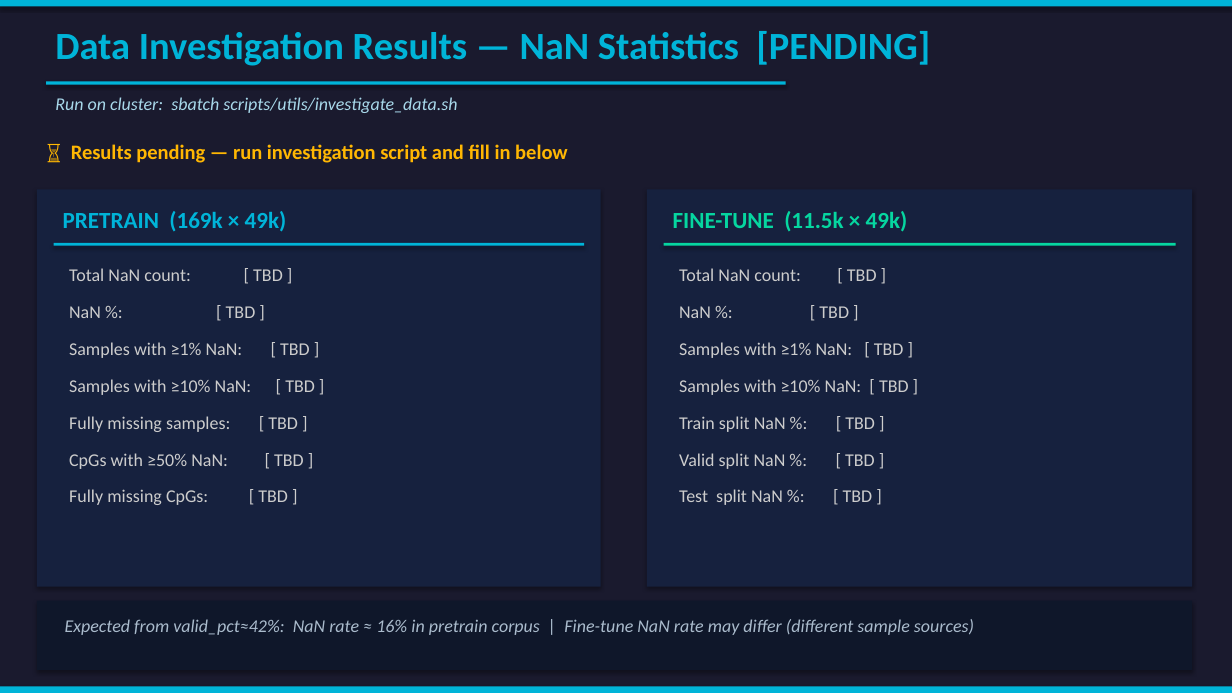
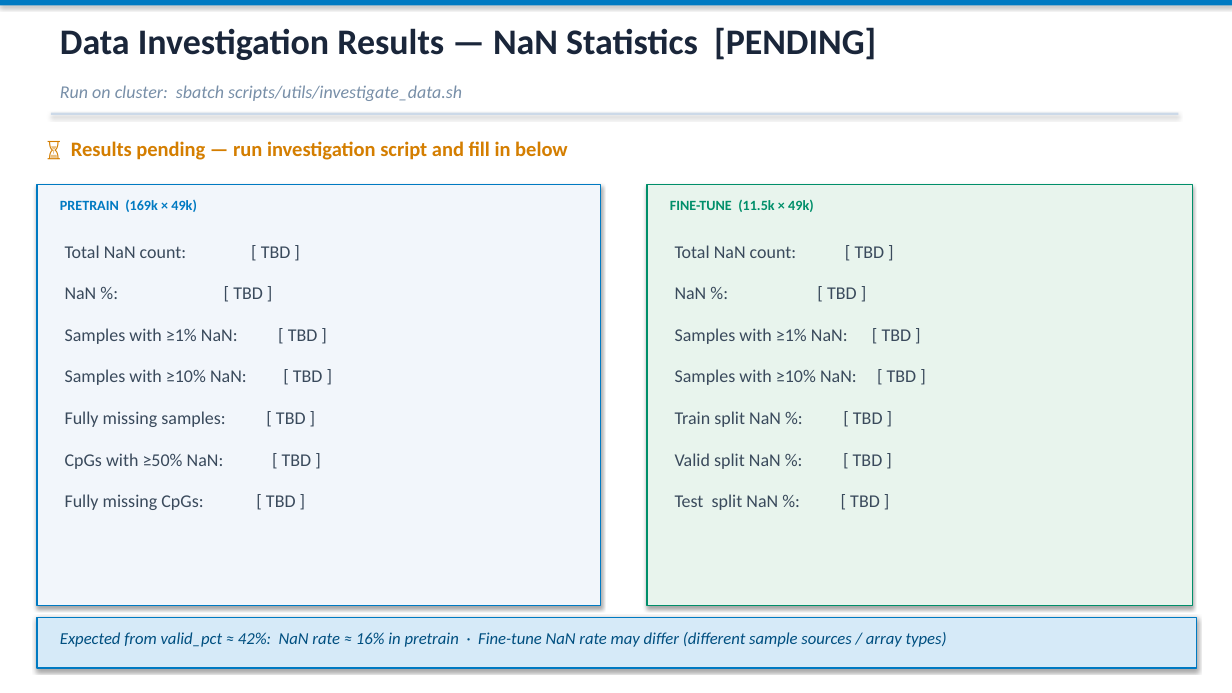
Before and after one commit to netanelazran11/BiomedSciAI_ACL_Project, a slide deck: slide 11 of methyl/NaN_Handling_MethylLlama.pptx. Drawn at 1232x693 pixels with LibreOffice and Linux fonts; fonts in the diff are those of the drawing. Boxes give left, top, right and bottom in pixels: in the first picture for what was removed or moved away, otherwise in the second. Text is boxed around its words. In the diff, an @@ line names an element or a change of style, - is before the commit and + after.

```diff
--- a/methyl/NaN_Handling_MethylLlama.pptx
+++ b/methyl/NaN_Handling_MethylLlama.pptx
@@ background #1A1A2E to #FFFFFF @@
@@ rectangle at [0,0,1232,6]: fill #00B4D8 to #007AC2 @@
@@ text "Data Investigation Results — NaN ..." at [60,27,876,60]: size 30 to 28 pt, text colour #00B4D8 to #1A263A @@
@@ text "Run on cluster: sbatch scripts/utils/investigate_data.sh": place and size @@
-text "Run on cluster: sbatch scripts/utils/investigate_data.sh" at [55,97,457,113]
+text "Run on cluster: sbatch scripts/utils/investigate_data.sh" at [60,85,462,101]
@@ text "Run on cluster: sbatch scripts/utils/investigate_data.sh" at [60,85,462,101]: text colour #A8D8EA to #788FA8 @@
@@ rectangle: place and size @@
-rectangle at [46,81,786,85]
+rectangle at [51,113,1178,116]
@@ rectangle at [51,113,1178,116]: fill #00B4D8 to #CCD9E8 @@
@@ text "⏳ Results pending — run ..." at [71,141,568,160]: text colour #FFB703 to #D47E00 @@
@@ rectangle: place and size @@
-rectangle at [37,189,601,587]
+rectangle at [37,185,601,605]
@@ rectangle at [37,185,601,605]: fill #16213E to #F2F6FB; outline none to #007AC2 1 pt @@
@@ text "PRETRAIN (169k × 49k)": place and size @@
-text "PRETRAIN (169k × 49k)" at [63,211,287,232]
+text "PRETRAIN (169k × 49k)" at [60,200,197,212]
@@ text "PRETRAIN (169k × 49k)" at [60,200,197,212]: size 18 to 11 pt, text colour #00B4D8 to #007AC2 @@
@@ rectangle: place and size @@
-rectangle at [647,189,1192,587]
+rectangle at [647,185,1192,605]
@@ rectangle at [647,185,1192,605]: fill #16213E to #E8F4ED; outline none to #008F6A 1 pt @@
@@ text "FINE-TUNE (11.5k × 49k)": place and size @@
-text "FINE-TUNE (11.5k × 49k)" at [673,211,908,232]
+text "FINE-TUNE (11.5k × 49k)" at [670,199,814,212]
@@ text "FINE-TUNE (11.5k × 49k)" at [670,199,814,212]: size 18 to 11 pt, text colour #06D6A0 to #008F6A @@
@@ text "Total NaN count: [ TBD ...": place and size @@
-text "Total NaN count: [ TBD ..." at [69,268,283,281]
+text "Total NaN count: [ TBD ..." at [65,245,291,258]
@@ text colour #CCCCCC to #3A4A5C in 12 elements at [65,453,312,469], [675,453,883,469], [675,411,883,427], [675,494,880,510], [65,369,323,385], [675,369,917,385], [65,328,318,344], [675,328,912,344], [65,287,263,299], [675,287,857,299], [65,245,291,258], [675,245,885,258] @@
@@ text "Total NaN count: [ TBD ...": place and size @@
-text "Total NaN count: [ TBD ..." at [679,268,877,281]
+text "Total NaN count: [ TBD ..." at [675,245,885,258]
@@ rectangle removed at [54,243,584,246] @@
@@ rectangle removed at [664,243,1176,246] @@
@@ text "NaN %: [ TBD ]": place and size @@
-text "NaN %: [ TBD ]" at [69,306,256,318]
+text "NaN %: [ TBD ]" at [65,287,263,299]
@@ text "NaN %: [ TBD ]": place and size @@
-text "NaN %: [ TBD ]" at [679,306,849,318]
+text "NaN %: [ TBD ]" at [675,287,857,299]
@@ text "Samples with ≥1% NaN: [ ...": place and size @@
-text "Samples with ≥1% NaN: [ ..." at [69,342,310,358]
+text "Samples with ≥1% NaN: [ ..." at [65,328,318,344]
@@ text "Samples with ≥1% NaN: [ ...": place and size @@
-text "Samples with ≥1% NaN: [ ..." at [679,342,904,358]
+text "Samples with ≥1% NaN: [ ..." at [675,328,912,344]
@@ text "Samples with ≥10% NaN: [ ...": place and size @@
-text "Samples with ≥10% NaN: [ ..." at [69,379,315,395]
+text "Samples with ≥10% NaN: [ ..." at [65,369,323,385]
@@ text "Samples with ≥10% NaN: [ ...": place and size @@
-text "Samples with ≥10% NaN: [ ..." at [679,379,909,395]
+text "Samples with ≥10% NaN: [ ..." at [675,369,917,385]
@@ text at [65,411,306,427]: text changed; text colour #CCCCCC to #3A4A5C @@
-Fully missing CpGs: [ TBD ]
+Fully missing samples: [ TBD ]
@@ text at [65,494,296,510]: text changed; text colour #CCCCCC to #3A4A5C @@
-Fully missing samples: [ TBD ]
+Fully missing CpGs: [ TBD ]
@@ rectangle: place and size @@
-rectangle at [37,601,1192,670]
+rectangle at [37,617,1197,668]
@@ rectangle at [37,617,1197,668]: fill #0F172A to #D6EAF8; outline none to #007AC2 1 pt @@
@@ text at [60,632,947,647]: text changed; size 14 to 13 pt; text colour #AABBCC to #004F80 @@
-Expected from valid_pct≈42%: NaN rate ≈ 16% in pretrain corpus | Fine-tune NaN rate may differ (different sample sources)
+Expected from valid_pct ≈ 42%: NaN rate ≈ 16% in pretrain · Fine-tune NaN rate may differ (different sample sources / array types)
@@ rectangle removed at [0,687,1232,693] @@
```
Also in this commit, not shown: 12 other slides changed, 1 other file.
